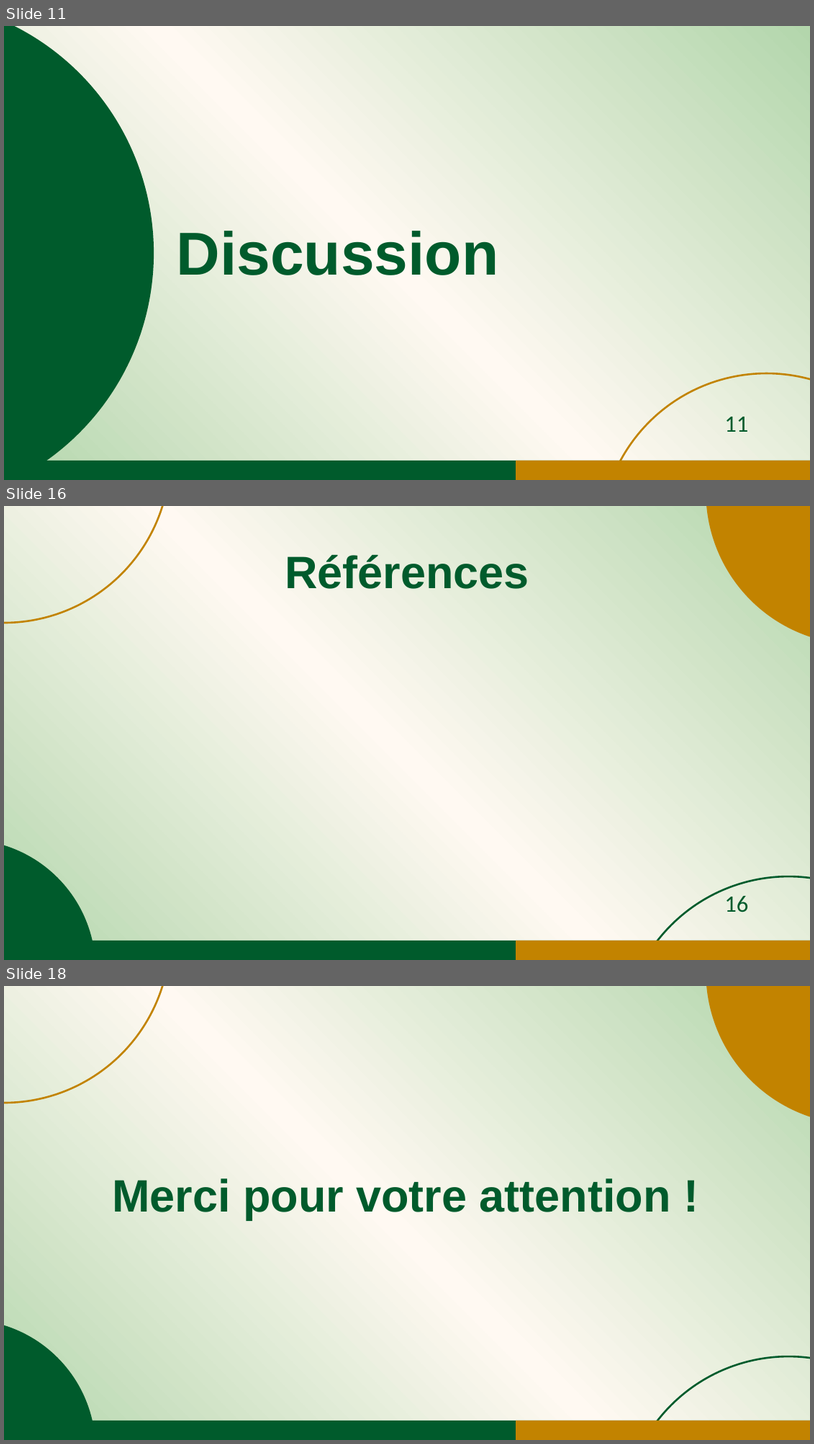
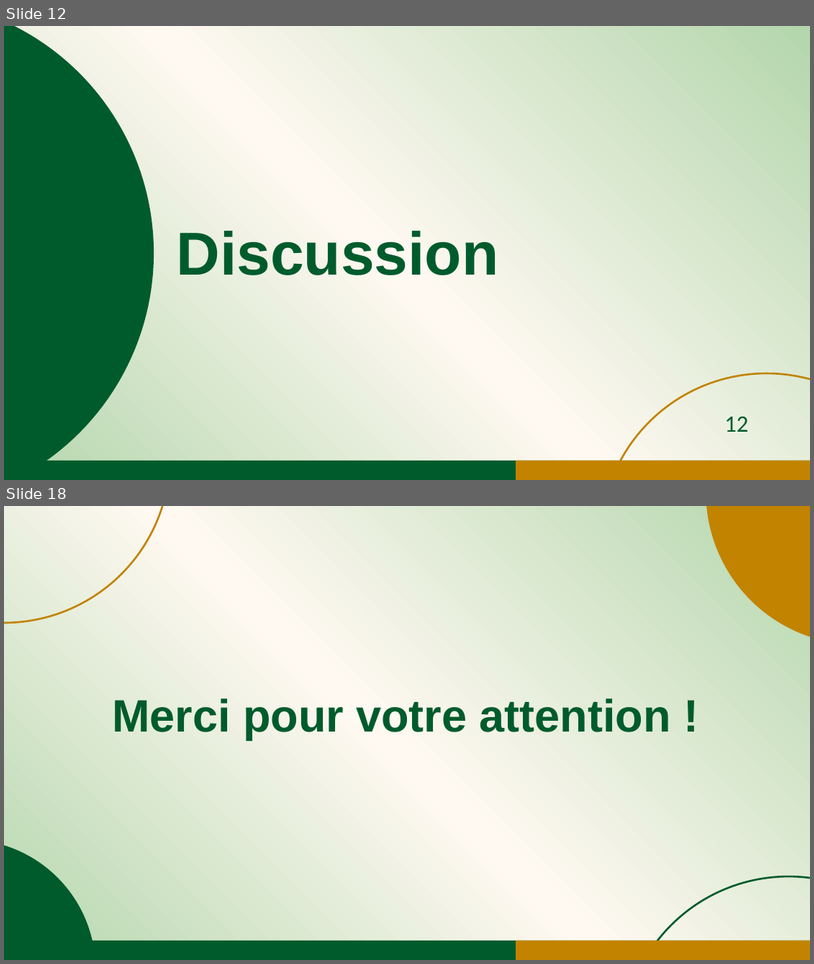
Before and after one commit to jicorporate/GFMP, a slide deck: Communication Orale_JDA1_sujets agés_30mai.pptx. Shown one above the other, each under a label of ours: slides 11, 16 and 18 before the commit, slides 12 and 18 after it; the slides between them are not shown. The pictures are 814x1444 and 814x964 pixels, drawn with LibreOffice and Linux fonts; fonts in the diff are those of the drawing. Boxes give left, top, right and bottom in pixels: in the first picture for what was removed or moved away, otherwise in the second. Text is boxed around its words. In the diff, an @@ line names an element or a change of style, - is before the commit and + after.

```diff
--- a/Communication Orale_JDA1_sujets agés_30mai.pptx
+++ b/Communication Orale_JDA1_sujets agés_30mai.pptx
@@ slide 16 removed at bbox=[4, 506, 810, 960], background gradient #B3D6AC to #FFF9F2 @@
@@ ellipse removed at bbox=[4, 506, 170, 623] @@
@@ ellipse removed at bbox=[706, 506, 810, 644] @@
@@ text removed at bbox=[285, 555, 530, 589] @@
-Références
@@ ellipse removed at bbox=[4, 839, 95, 960] @@
@@ ellipse removed at bbox=[623, 876, 810, 960] @@
@@ page number removed at bbox=[725, 896, 748, 912] @@
-16
@@ rectangle removed at bbox=[4, 940, 810, 960] @@
@@ rectangle removed at bbox=[517, 940, 810, 960] @@
@@ what was slide 11 is now slide 12 @@
@@ page number at bbox=[725, 416, 748, 431]: text changed @@
-11
+12
```
Also in this commit, not shown: 3 slides changed, 5 slides added, 4 other slides removed.
